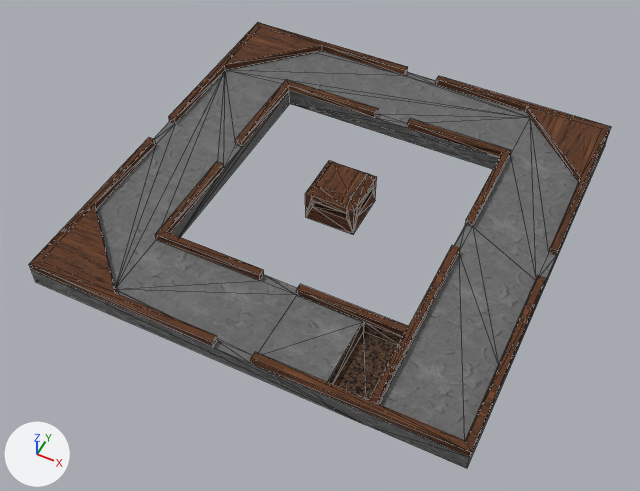
One commit to the glTF model BaseFramework 3D/Asset/Models/Terrain/MainTerrain/Stage1/Stage1-07/Stage1-07.gltf: the scene before it, then after it.
Before and after are seen from a camera (50 mm lens) standing at (6.95, -15.14, 16.64) and looking at (-0.05, -1.15, -0.85). Arrows for +X, +Y and +Z are at lower left; the lights stay in place. The older version comes first. Mesh edges are drawn as thin lines. Vertices at exactly the same position are counted once.
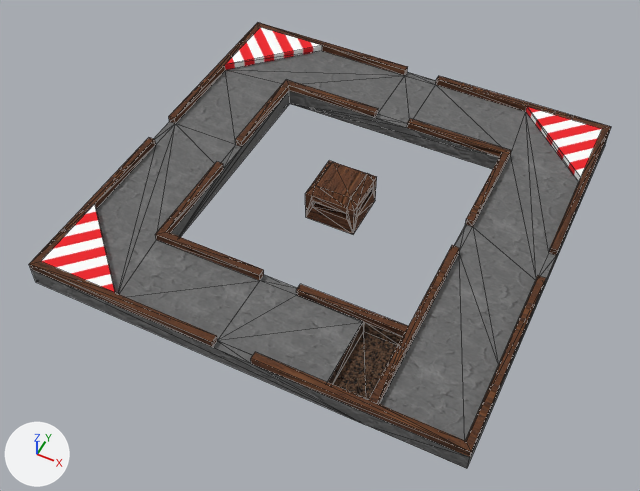
What changed in the scene script:
```text
Add img_redwhitetex:
    img_redwhitetex = load_image('RedWhiteTex', 'RedWhiteTex.png', 128, 128, 'sRGB')
Add mat_rw_line_normalwall:
    mat_rw_line_normalwall = principled_material('RW-Line_NormalWall')
    mat_rw_line_normalwall.texture = img_redwhitetex
    mat_rw_line_normalwall.roughness = 1.0
Add mat_rw_line_normalground:
    mat_rw_line_normalground = principled_material('RW-Line_NormalGround')
    mat_rw_line_normalground.texture = img_redwhitetex
    mat_rw_line_normalground.roughness = 1.0
Change me_cube:
    used by ob_cube; location = (0.0, 0.0, 0.0)
    remove me_cube.from_pydata(...)  # 182 vertices, 364 faces; spans x -5.7..5.7, y -5.7..5.7, z -0.5..0.6
    add me_cube.from_pydata(...)  # 179 vertices, 361 faces; spans x -5.7..5.7, y -5.7..5.7, z -0.5..0.6
    me_cube part 1
    3 vertices are removed from x -3.5..3.5, y -5.3..5.3, z 0.0
    28 faces are deleted
    25 new faces join them, mat_stone_normalground
    me_cube part 2: 6 faces spanning x -5.5..5.5, y -5.5..5.5, z 0.0..0.2 switch from mat_wood_normalwall to mat_rw_line_normalwall (picture img_redwhitetex)
    me_cube part 3: 3 faces spanning x -5.5..5.5, y -5.5..5.5, z 0.2 switch from mat_wood_normalground to mat_rw_line_normalground (picture img_redwhitetex)
```

Changed parts and their boxes [x1, y1, x2, y2] in the pictures (640 x 491 px; the box of a moved part takes in the faces that stretch with it):
part 1 of me_cube, moved or reshaped: [96, 51, 579, 382] in both
part 2 of me_cube, recoloured: [95, 46, 581, 290] in both
part 3 of me_cube, recoloured: [41, 27, 602, 292] in both
